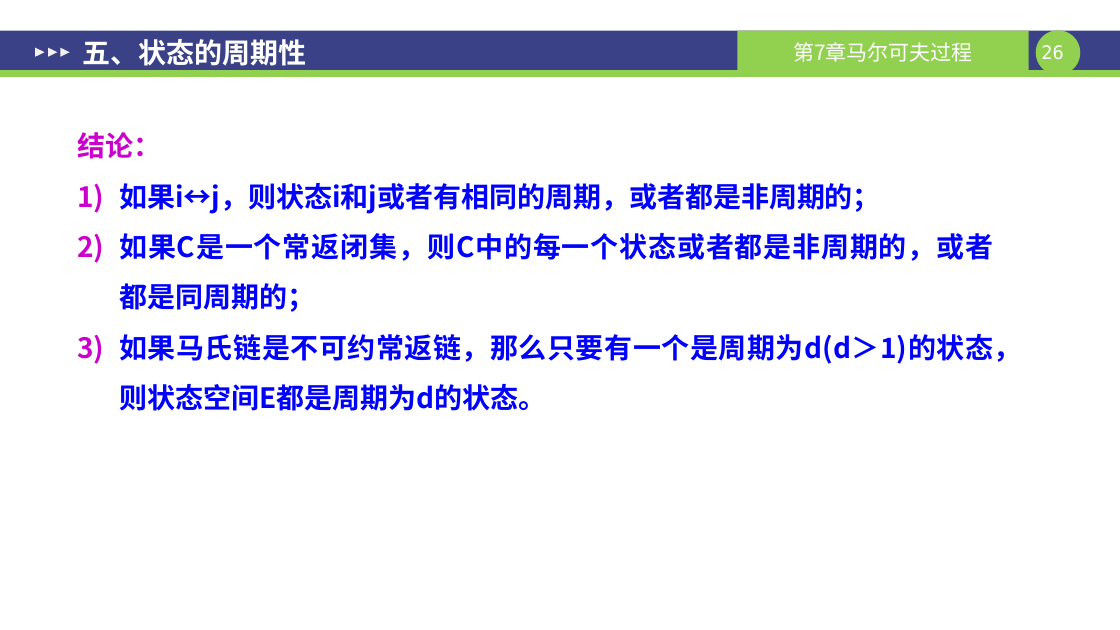
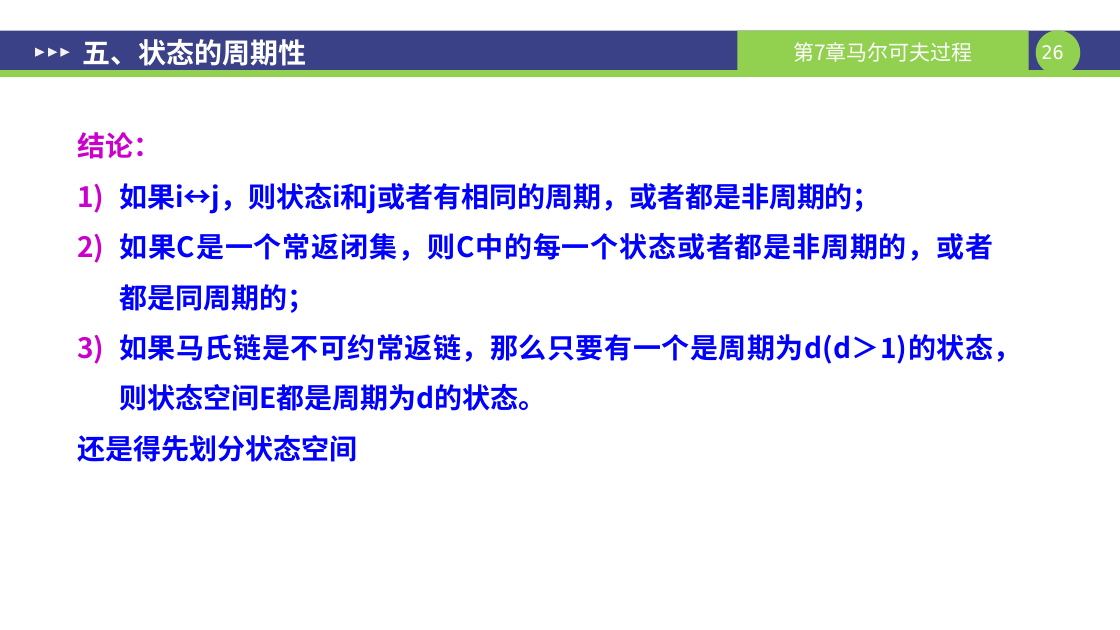
Before and after one commit to sangzige/course_resource, a slide deck: slide 26 of 随机过程/ch09-齐次马氏链状态的分类（1）.pptx. Drawn at 1120x630 pixels with LibreOffice and Linux fonts; fonts in the diff are those of the drawing. Boxes give left, top, right and bottom in pixels: in the first picture for what was removed or moved away, otherwise in the second. Text is boxed around its words. In the diff, an @@ line names an element or a change of style, - is before the commit and + after.

```diff
--- a/随机过程/ch09-齐次马氏链状态的分类（1）.pptx
+++ b/随机过程/ch09-齐次马氏链状态的分类（1）.pptx
@@ text at bbox=[77, 435, 357, 462]: paragraph added @@
+还是得先划分状态空间
```
Also in this commit, not shown: 2 other slides changed, 12 other files.
